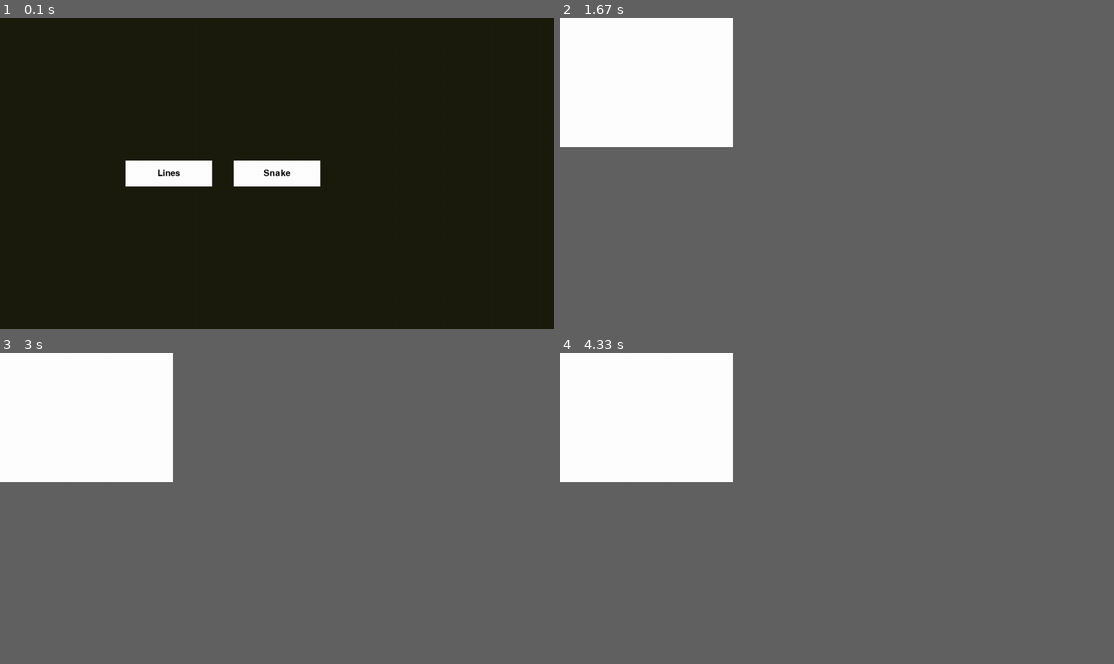
Above: before the commit, frames 1-4 (two rows, left to right).
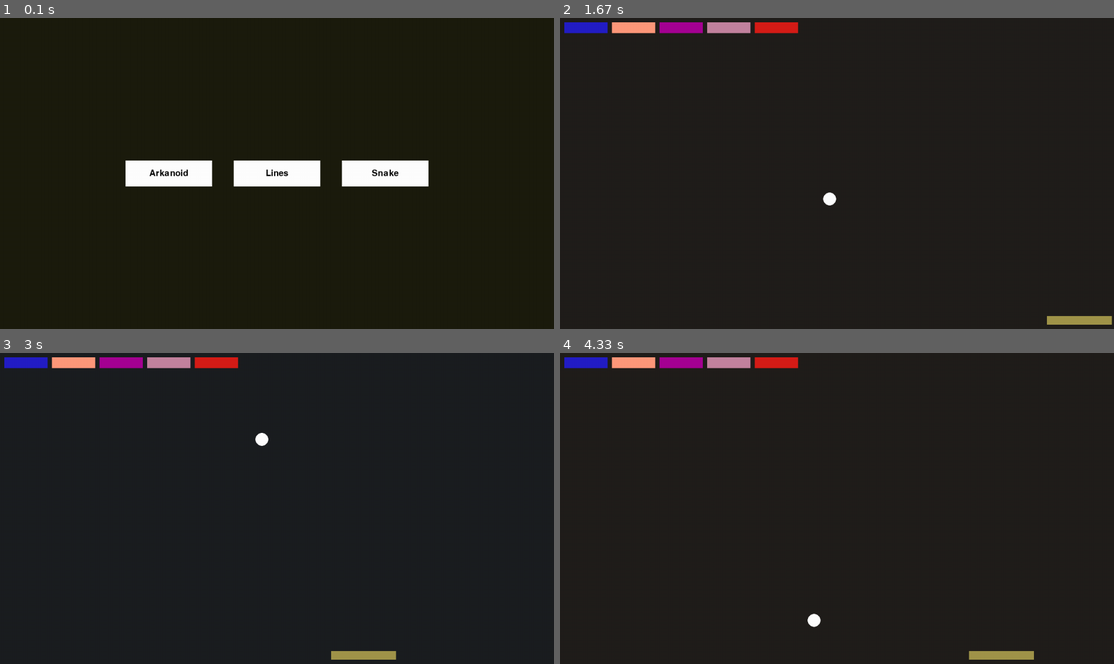
Above: after the commit, the same moments.

Repository: WhiskyHibiki/PyGameStydies
Game: pygame game, started from bin/main.py
Same seed, same stepped clock (60 frames per second), same inputs: the game is played once before the commit and once after it.
Inputs (mouse positions are in pixels of both pictures, inside the frame that each line leads up to):
- Up to frame 1 (0.1 s): no input
- Up to frame 2 (1.67 s): click (726, 173) at 0.38 s; hold Right 0.67-1.13 s; move the mouse to (837, 195) at 0.7 s; hold Right 1.17-1.63 s
- Up to frame 3 (3 s): hold Left 1.67-2.2 s; hold Left 2.23-2.63 s; hold Right from 2.67 s (still down)
- Up to frame 4 (4.33 s): release Right at 3.3 s; hold Left 3.33-3.8 s; hold Right 3.83-4.3 s
In our replay, in frame 2 the window is 281x210 before the commit and 900x506 after it. These sizes can differ from the game's own. Grey fills any space a smaller window leaves; there, only what the larger window draws over its background counts as a difference.

The runs differ from the first frame. In frame 1, 1.5% of the frame differs, in the area x 27-78%, y 45-55%; in frame 2, 14%; in frame 3, 14%; in frame 4, 14%, in the area x 0-86%, y 0-99%.

Commit message:
1. Maked `Arkanoid` 2. Fix minor issues

Diff:
--- a/bin/main.py
+++ b/bin/main.py
@@ -1,7 +1,6 @@
 import pygame
 import asyncio
 import importlib
-import random
 import os
 
 from bin.config import x_pixels, y_pixels, tick_rate
@@ -66,7 +65,7 @@
     async def start_game(self):
         some_numb = 26
         add = 1
-        itteration = 0
+        iteration = 0
 
         while self.running:
             mouse_pos = pygame.mouse.get_pos()
@@ -92,35 +91,34 @@
                 if button.original_rect.collidepoint(mouse_pos):
                     if not button.hovered:
                         button.hovered = True
-                        await button.is_hovering()
 
                 else:
                     if button.hovered:
                         button.hovered = False
-                        await button.is_hovering()
 
 
-            itteration, some_numb, add = self.itter_gradient(itteration, some_numb, add)
+            iteration, some_numb, add = self.iter_gradient(iteration, some_numb, add)
 
             pygame.display.flip()
             self.clock.tick(self.tick_rate)
 
             await asyncio.sleep(0)
 
-    def itter_gradient(self, itteration, some_numb, add):
-        if itteration == 1:
+    @staticmethod
+    def iter_gradient(iteration, some_numb, add):
+        if iteration == 1:
             if some_numb == 125 or some_numb == 25:
                 add = -add
                 some_numb += add
 
             else:
                 some_numb += add
-            itteration = 0
+            iteration = 0
 
         else:
-            itteration += 1
+            iteration += 1
 
-        return itteration, some_numb, add
+        return iteration, some_numb, add
 
 
     def run_game(self, module):
--- /dev/null
+++ b/library/Arkanoid.py
@@ -0,0 +1,197 @@
+import pygame
+import random
+import math
+
+
+
+def run(old_x, old_y):
+    arkanoid_game = ArkanoidGame(old_x, old_y)
+    arkanoid_game.start_game()
+
+class ArkanoidGame:
+    def __init__(self, screen_w, screen_h):
+        self.pygame = pygame.init()
+        self.screen_w = screen_w
+        self.screen_h = screen_h
+        self.speed = 60
+        self.clock = pygame.time.Clock()
+
+        self.gradient = 30
+        self.invert_gradient = 30
+        self.gradient_add = 1
+        self.iter = 0
+
+        self.screen = pygame.display.set_mode((screen_w, screen_h))
+        pygame.display.set_caption("Arkanoid Game")
+
+        self.arka = ArkanoidArka(screen_w, screen_h)
+        self.balls = [ArkanoidBall(screen_w, screen_h)]
+        self.blocks = [
+            ArkanoidBlock(10, 10),
+            ArkanoidBlock(120, 10),
+            ArkanoidBlock(230, 10),
+            ArkanoidBlock(340, 10),
+            ArkanoidBlock(450, 10),
+        ]
+
+        self.running = True
+
+    def handle_input(self):
+        for event in pygame.event.get():
+            if event.type == pygame.QUIT:
+                self.screen = pygame.display.set_mode((self.screen_w, self.screen_h))
+                pygame.display.set_caption("Mini Games Launcher")
+                self.running = False
+
+        keys = pygame.key.get_pressed()
+        if keys[pygame.K_LEFT]:
+            self.arka.move(-1)
+        elif keys[pygame.K_RIGHT]:
+            self.arka.move(1)
+
+    def draw(self):
+        self.screen.fill((self.gradient, 30, self.invert_gradient))
+
+        if self.iter == 1:
+            if self.gradient == 50 or self.gradient == 10:
+                self.gradient_add = -self.gradient_add
+
+            self.invert_gradient += -self.gradient_add
+            self.gradient += self.gradient_add
+
+            self.iter = 0
+
+        else:
+            self.iter += 1
+
+    def draw_cell(self, x, y, color):
+        pygame.draw.rect(self.screen, color, (x, y),)
+
+    def update_object(self):
+
+        for ball in self.balls:
+            ball.move()
+            pygame.draw.circle(self.screen, "white", (ball.x, ball.y), ball.ball_circle_radius)
+
+            ball_rect = ball.get_rect()
+
+            # --- Столкновение - Арка ---
+            if ball_rect.colliderect(self.arka.arka_rect):
+                ball.bounce_from_arka(self.arka.arka_rect)  # Отскакивает вверх от арки
+
+            # --- Столкновение - Блоки ---
+            for block in self.blocks[:]:  # Копия списка, будем удалять
+                if ball_rect.colliderect(block.block_rect):
+                    ball.reflect_horizontal()  # Простое отражение, можно улучшить
+
+                    block.block_health -= 1
+                    if block.block_health <= 0:
+                        self.blocks.remove(block)
+
+        # --- Сама Арка ---
+        pygame.draw.rect(self.screen, self.arka.arka_colour, self.arka.arka_rect)
+
+        # --- Сами Блоки ---
+        for block in self.blocks:
+            pygame.draw.rect(self.screen, block.block_colour, block.block_rect)
+
+    def start_game(self):
+        while self.running:
+            self.clock.tick(self.speed)
+            self.handle_input()
+            self.draw()
+            self.update_object()
+            pygame.display.flip()
+
+class ArkanoidBlock:
+    def __init__(self, position_x, position_y):
+        self.block_colour = (random.randint(0,255), random.randint(0,255), random.randint(0,255))
+        self.block_rect = pygame.Rect(position_x, position_y, 100, 25)
+
+        self.block_health = random.randint(1,5)
+
+    def touching(self):
+        pass
+
+class ArkanoidBall:
+    def __init__(self, screen_w, screen_h, angle_degrees: float = random.randint(0, 360)):
+        self.ball_circle_radius = 15
+        self.ball_speed = 10
+
+        self.max_x = screen_w
+        self.max_y = screen_h
+
+        self.x = screen_w // 2
+        self.y = screen_h // 2
+
+        # Переводим угол в радианы
+        angle_radians  = angle_degrees
+
+        # Вектор движения
+        self.dx = math.cos(angle_radians) * self.ball_speed
+        self.dy = math.sin(angle_radians) * self.ball_speed
+
+    def move(self):
+        self.x += self.dx
+        self.y += self.dy
+
+        # Отражение от левых и правых стенок — меняем направление по X
+        if self.x - self.ball_circle_radius <= 0 or self.x + self.ball_circle_radius >= self.max_x:
+            self.reflect_vertical()  # меняем dx
+
+        # Отражение от потолка — меняем направление по Y
+        if self.y - self.ball_circle_radius <= 0 or self.y + self.ball_circle_radius >= self.max_y:
+            self.reflect_horizontal()  # меняем dy
+
+    def reflect_vertical(self):
+        """Зеркальное отражение от вертикальной поверхности (например, от боковых стенок)"""
+        self.dx = -self.dx
+
+    def reflect_horizontal(self):
+        """Зеркальное отражение от горизонтальной поверхности (например, от арки или потолка)"""
+        self.dy = -self.dy
+
+    def get_rect(self):
+        return pygame.Rect(
+            self.x - self.ball_circle_radius,
+            self.y - self.ball_circle_radius,
+            self.ball_circle_radius * 2,
+            self.ball_circle_radius * 2,
+        )
+
+    def bounce_from_arka(self, arka_rect):
+        # Центр арки
+        arka_center = arka_rect.centerx
+        offset = (self.x - arka_center) / (arka_rect.width / 2)  # от -1 до 1
+
+        # Угол отскока от -60 до +60 градусов
+        max_bounce_angle = math.radians(60)
+        bounce_angle = offset * max_bounce_angle
+
+        # Скорость мяча
+        speed = math.hypot(self.dx, self.dy)
+
+        # Новый вектор (отскакивает вверх)
+        self.dx = speed * math.sin(bounce_angle)
+        self.dy = -speed * math.cos(bounce_angle)
+
+
+class ArkanoidArka:
+    def __init__(self, screen_w, screen_h):
+        width = 150
+        height = 20
+        self.max_w = screen_w
+        x = (screen_w - width) // 2
+        y = screen_h - height - 10  # отступ от низа
+
+        self.arka_rect = pygame.Rect(x, y, width, height)
+        self.arka_colour = (random.randint(100, 255), random.randint(0, 255), random.randint(0, 255))
+        self.arka_speed = 10
+
+    def touching(self):
+        pass
+
+    def move(self, direction: int):
+        new_arka_pos = self.arka_rect.x + (self.arka_speed * direction)
+        if new_arka_pos > 0 and new_arka_pos + self.arka_rect.width < self.max_w:
+            self.arka_rect.x = new_arka_pos
--- a/library/Lines.py
+++ b/library/Lines.py
@@ -1,15 +1,15 @@
 import pygame
 
 def run(old_x, old_y):
-    turtle_game = TurtleGame(old_x, old_y)
-    turtle_game.start_game()
+    lines_game = LinesGame(old_x, old_y)
+    lines_game.start_game()
 
-class TurtleGame:
+class LinesGame:
     def __init__(self, old_x, old_y):
         pygame.init()
         self.old_screen = (old_x, old_y)
-        self.screen = pygame.display.set_mode((400, 300))
-        pygame.display.set_caption("Turtle Game")
+        self.screen = pygame.display.set_mode((old_x, old_y))
+        pygame.display.set_caption("Lines Game")
 
         self.fill = (255, 255, 255)
         self.running = True
@@ -22,6 +22,7 @@
             for event in pygame.event.get():
                 if event.type == pygame.QUIT:
                     self.screen = pygame.display.set_mode(self.old_screen)
+                    pygame.display.set_caption("Mini Games Launcher")
                     self.running = False
 
                 elif event.type == pygame.MOUSEBUTTONDOWN:
--- a/library/Snake.py
+++ b/library/Snake.py
@@ -62,6 +62,8 @@
     def handle_input(self):
         for event in pygame.event.get():
             if event.type == pygame.QUIT:
+                self.screen = pygame.display.set_mode((self.screen_w, self.screen_h))
+                pygame.display.set_caption("Mini Games Launcher")
                 self.running = False
 
             elif event.type == pygame.KEYDOWN:
